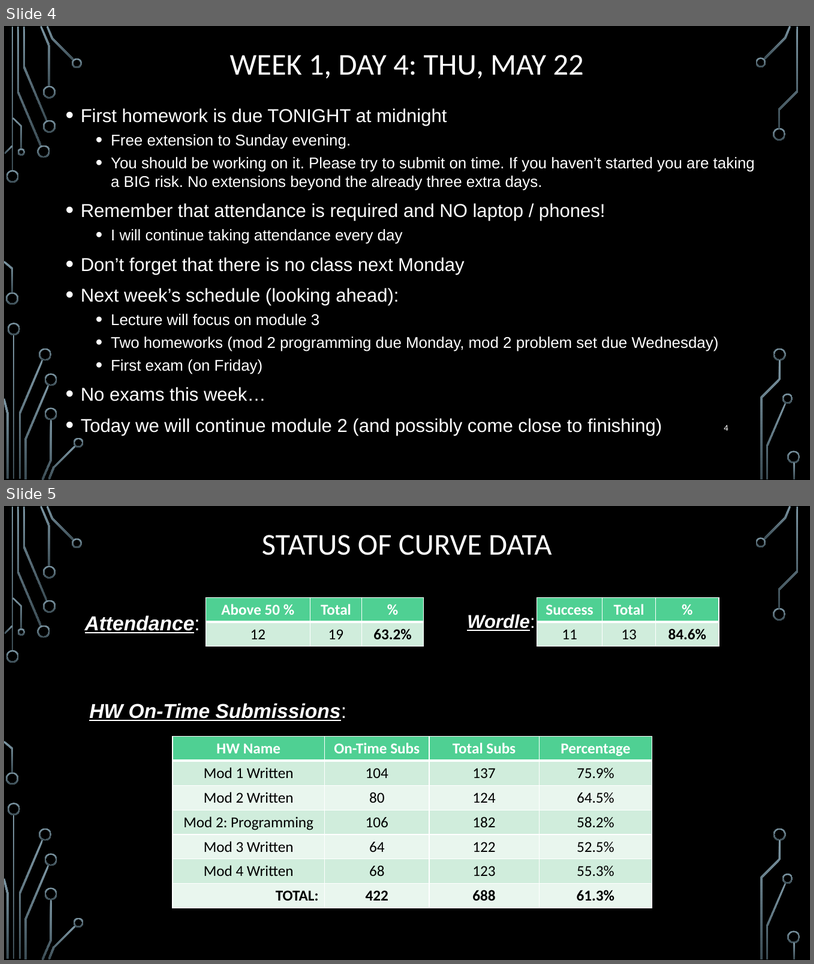
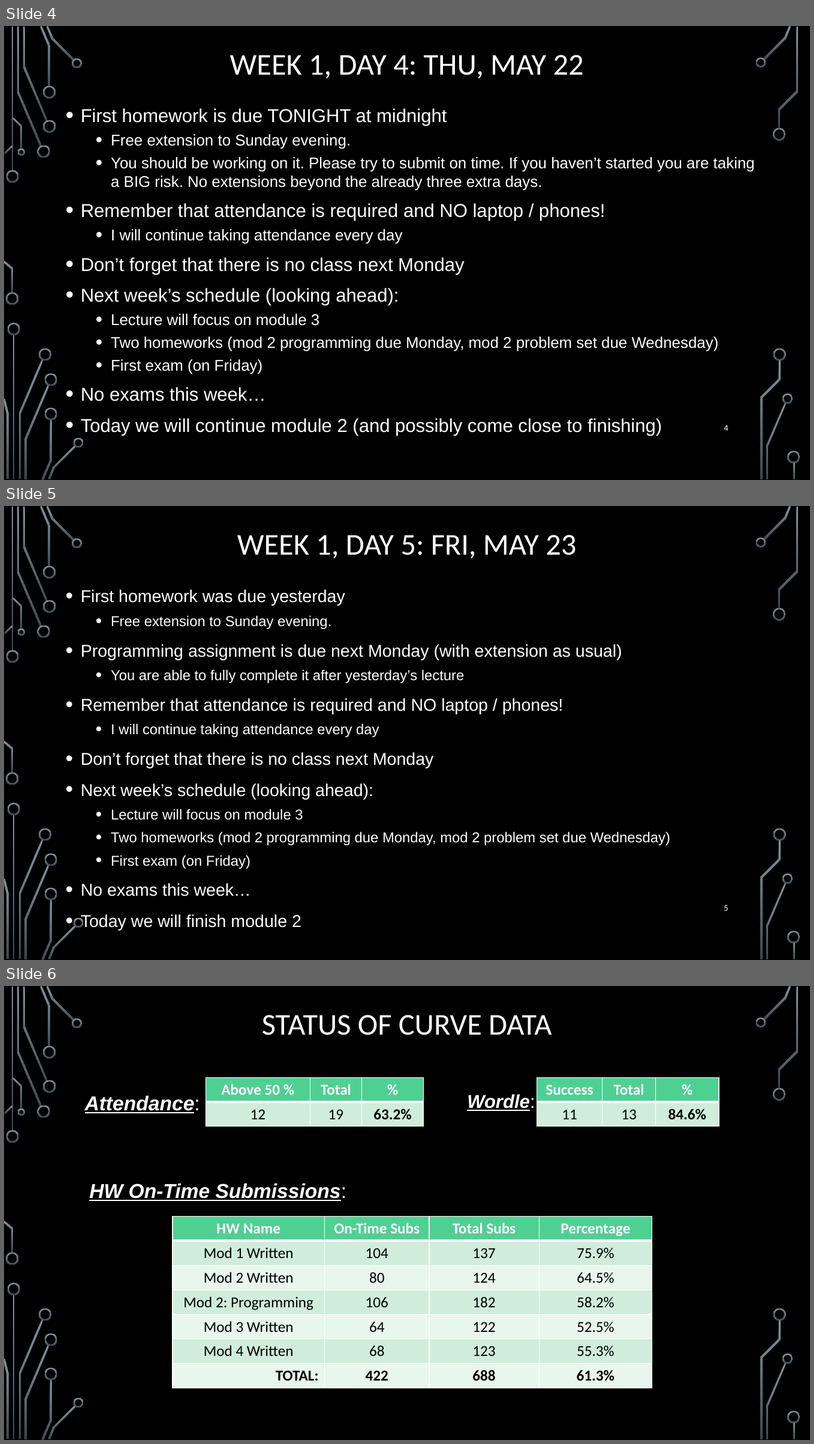
Before and after one commit to markfloryan/dmt2, a slide deck: slides/00-DailyAnnouncements.pptx. Shown one above the other, each under a label of ours: slides 4 and 5 before the commit, slides 4, 5 and 6 after it. The pictures are 814x964 and 814x1444 pixels, drawn with LibreOffice and Linux fonts; fonts in the diff are those of the drawing; background and template pictures are left out. Boxes give left, top, right and bottom in pixels: in the first picture for what was removed or moved away, otherwise in the second. Text is boxed around its words. In the diff, an @@ line names an element or a change of style, - is before the commit and + after.

```diff
--- a/slides/00-DailyAnnouncements.pptx
+++ b/slides/00-DailyAnnouncements.pptx
@@ slide 5 added at (4, 506, 810, 960), background picture (left out); not listed: 36 template elements that a slide beside it also shows @@
@@ title added at (237, 535, 576, 559), 36 pt, text #FFFFFF @@
+WEEK 1, DAY 5: FRI, MAY 23
@@ text added at (81, 589, 671, 930), 20.4 pt, text #FFFFFF @@
+• First homework was due yesterday
+  • Free extension to Sunday evening.
+• Programming assignment is due next Monday (with extension as usual)
+  • You are able to fully complete it after yesterday’s lecture
+• Remember that attendance is required and NO laptop / phones!
+  • I will continue taking attendance every day
+• Don’t forget that there is no class next Monday
+• Next week’s schedule (looking ahead):
+  • Lecture will focus on module 3
+  • Two homeworks (mod 2 programming due Monday, mod 2 problem set due Wednesday)
+  • First exam (on Friday)
+• No exams this week…
+• Today we will finish module 2
@@ page number added at (724, 904, 728, 910), 10.5 pt, text #FFFFFF @@
+5
@@ what was slide 5 is now slide 6 @@
```
Also in this commit, not shown: 4 other files.
